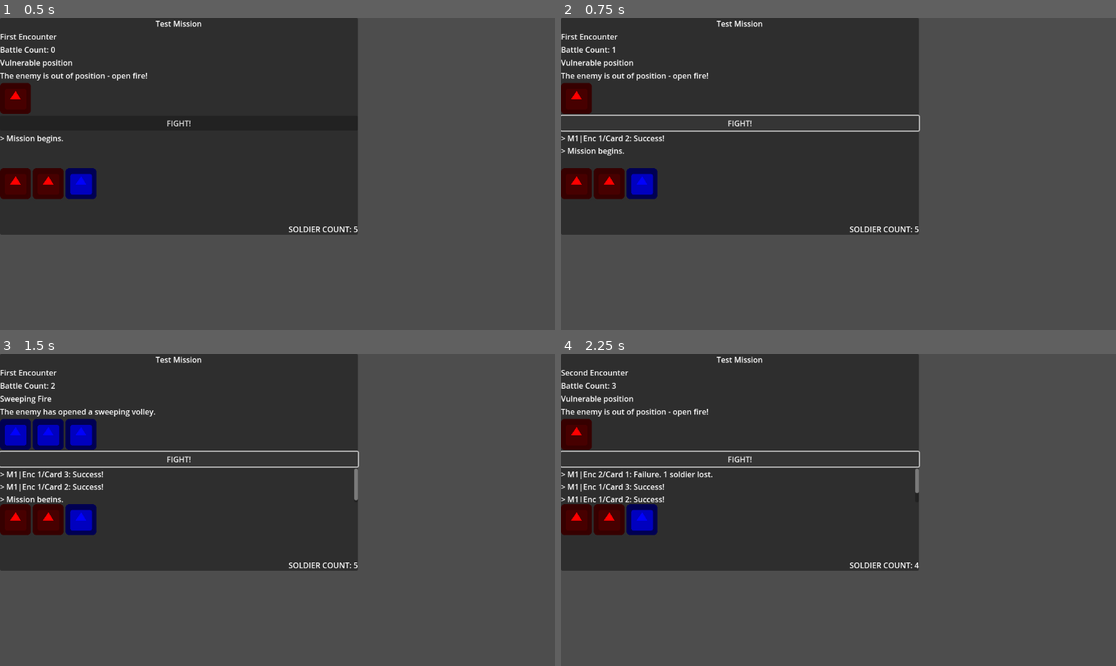
Above: before the commit, frames 1-4 (two rows, left to right).
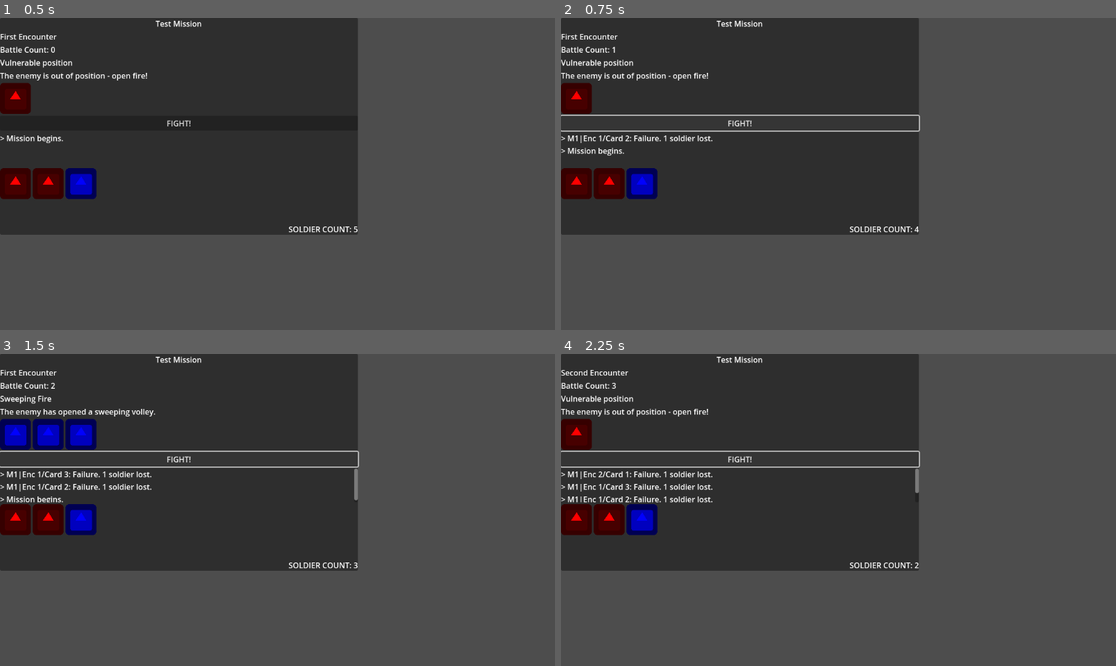
Above: after the commit, the same moments.

Repository: Shoes01/crying-suns-like
Game: Godot game, scene res://Main.tscn
Same seed, same stepped clock (60 frames per second), same inputs: the game is played once before the commit and once after it. The engine's default icon, where the game draws it, is replaced by a stand-in: a white triangle on a blue panel in a dark square.
Inputs:
- Up to frame 1 (0.5 s): no input
- Up to frame 2 (0.75 s): click "FIGHT!" at 0.5 s
- Up to frame 3 (1.5 s): click "FIGHT!" at 1.25 s
- Up to frame 4 (2.25 s): click "FIGHT!" at 2 s

Frame 1 is identical in both runs. In frame 2, 0.2% of the frame differs, in the area x 13-65%, y 37-69%; in frame 3, 0.3%; in frame 4, 0.3%, in the area x 13-65%, y 41-69%.

Commit message:
Cards now store Icons in a dict
The combat engine doesn't know how to use them yet though.

Diff:
--- /dev/null
+++ b/CombatEngine.gd
@@ -0,0 +1,24 @@
+class_name CombatEngine
+extends Node
+
+
+# Called when the node enters the scene tree for the first time.
+func _ready():
+	pass # Replace with function body.
+
+
+func card_vs_unit(card, unit) -> bool:
+	var success : bool = true
+
+	for icon in card.icons:
+		# Check to see if the unit has this icon.
+		if unit.icons.has(icon):
+			# Check to see if the unit has at least as many icons.
+			if unit.icons[icon] > card.icons[icon]:
+				success = true
+			else:
+				success = false
+		else:
+			success = false
+
+	return success
--- a/Main.gd
+++ b/Main.gd
@@ -7,6 +7,7 @@
 
 var mission = preload("res://missions/NewMission.gd").new()
 var player = preload("res://Player.gd").new()
+var combat_engine = preload("res://CombatEngine.gd").new()
 
 func _ready() -> void:
 	update_UI()
@@ -16,13 +17,16 @@
 	for icon in unit_icons:
 		icon.set_visible(false)
 	## Turn on and set unit icons.
-	var this_units_icons: Array = player.icons
+	var this_units_icons: Dictionary = player.icons
 	var iterator = 0
+	# Iterate over each icon.
 	for icon in this_units_icons:
-		unit_icons[iterator].set_visible(true)
-		unit_icons[iterator].set_modulate(icon.color)
-		unit_icons[iterator].set_texture(load(icon.sprite_path))
-		iterator += 1
+		# Iterate for the quantity of icons.
+		for quantity in this_units_icons[icon]:
+			unit_icons[iterator].set_visible(true)
+			unit_icons[iterator].set_modulate(icon.color)
+			unit_icons[iterator].set_texture(load(icon.sprite_path))
+			iterator += 1
 
 
 func update_UI() -> void:
@@ -41,23 +45,24 @@
 	for icon in icons:
 		icon.set_visible(false)
 	## Turn on and set the card icons.
-	var card_icons: Array = mission.encounters[encounter_counter].cards[card_counter].icons
+	var card_icons: Dictionary = mission.encounters[encounter_counter].cards[card_counter].icons
 	var iterator = 0
-	for card_icon in card_icons:
-		icons[iterator].set_texture(load(card_icon.sprite_path))
-		icons[iterator].set_modulate(card_icon.color)
-		icons[iterator].set_visible(true)
-		iterator += 1
+	# Iterate for each icon.
+	for icon in card_icons:
+		# Iterate for the quantity of icons.
+		for quantity in card_icons[icon]:
+			icons[iterator].set_visible(true)
+			icons[iterator].set_modulate(icon.color)
+			icons[iterator].set_texture(load(icon.sprite_path))
+			iterator += 1
 
 func _on_FightButton_pressed() -> void:
-	var success : bool
+	var success : bool = combat_engine.card_vs_unit(mission.encounters[encounter_counter].cards[card_counter], player)
 
-	if randf() > 0.5:
+	if success:
 		print("SUCCESS!")
-		success = true
 	else:
 		print("Failure.")
-		success = false
 		player.soldier_count -= 1
 		print_soldier_count()
 
--- a/Player.gd
+++ b/Player.gd
@@ -8,7 +8,7 @@
 var open_fire_icon = preload("res://icons/OpenFireIcon.gd")
 var take_cover_icon = preload("res://icons/TakeCoverIcon.gd")
 
-var icons = [open_fire_icon.new(), open_fire_icon.new(), take_cover_icon.new()]
+var icons = {open_fire_icon.new(): 2, take_cover_icon.new(): 1}
 
 func _ready() -> void:
 	print("Player ready.")
--- a/cards/AttackCard.gd
+++ b/cards/AttackCard.gd
@@ -4,4 +4,4 @@
 func _init() -> void:
 	title = "Vulnerable position"
 	description = "The enemy is out of position - open fire!"
-	icons = [open_fire_icon.new()]
+	icons = {open_fire_icon.new():1}
--- a/cards/BaseCard.gd
+++ b/cards/BaseCard.gd
@@ -3,7 +3,7 @@
 
 var title := "base card title"
 var description := "base card description"
-var icons := []
+var icons := {}
 
 var open_fire_icon = preload("res://icons/OpenFireIcon.gd")
 var take_cover_icon = preload("res://icons/TakeCoverIcon.gd")
--- a/cards/DefenseCard.gd
+++ b/cards/DefenseCard.gd
@@ -4,4 +4,4 @@
 func _init() -> void:
 	title = "Sweeping Fire"
 	description = "The enemy has opened a sweeping volley."
-	icons = [take_cover_icon.new(), take_cover_icon.new(), take_cover_icon.new()]
+	icons = {take_cover_icon.new(): 3}
--- a/project.godot
+++ b/project.godot
@@ -18,6 +18,11 @@
 "class": &"Card",
 "language": &"GDScript",
 "path": "res://cards/BaseCard.gd"
+}, {
+"base": "Node",
+"class": &"CombatEngine",
+"language": &"GDScript",
+"path": "res://CombatEngine.gd"
 }, {
 "base": "Card",
 "class": &"DefenseCard",
@@ -72,6 +77,7 @@
 _global_script_class_icons={
 "AttackCard": "",
 "Card": "",
+"CombatEngine": "",
 "DefenseCard": "",
 "Encounter": "",
 "FirstEncounter": "",
